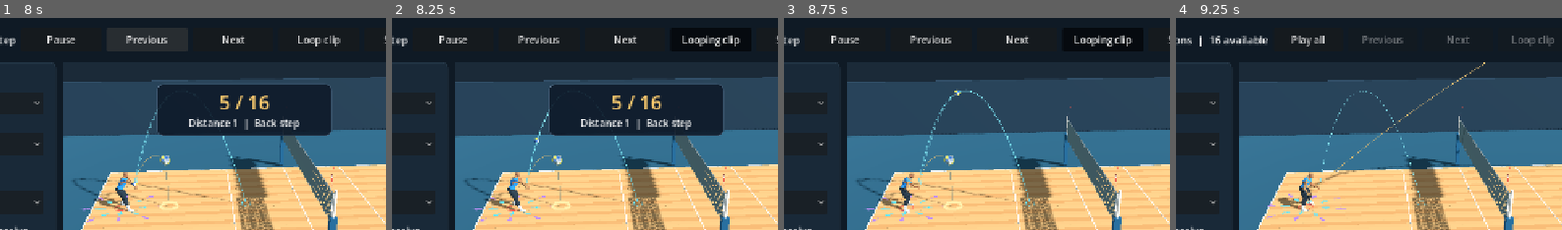
Above: before the commit, frames 1-4 (left to right).
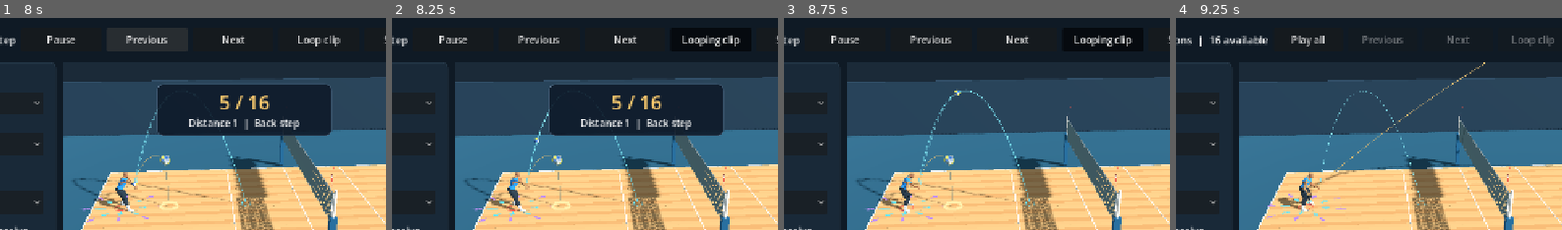
Above: after the commit, the same moments.

Repository: foreandr/volleyball
Game: Godot game, scene res://scenes/story_animations.tscn
The game is run twice, just before and just after one commit, with the same random seed, the same clock (stepped at 60 frames per second) and the same inputs. This scene is started directly instead of the project's main scene.
Inputs (mouse positions are % of the whole screen's width and height, from its top left):
- Up to frame 1 (8 s): click "Forearm reception" at 0.5 s; click "Play all" at 1.25 s; click "Next" at 2 s; click "Next" at 2.75 s; click "Next" at 3.5 s; click "Next" at 4.25 s; click "Next" at 5 s; click "Next" at 5.75 s; click "Previous" at 6.5 s; click "Previous" at 7.25 s
- Up to frame 2 (8.25 s): click "Loop clip" at 8 s
- Up to frame 3 (8.75 s): no input
- Up to frame 4 (9.25 s): tap Enter at 8.75 s; drag from (87, 32) to (60, 27) at 8.77 s
The pictures show only the part of the screen within x 19-69%, y 8-58%; the shares and areas given below are measured in that part.

Frame 1 is identical in both runs. In frame 2, less than 0.1% of the frame differs, in the area x 21-41%, y 47-97%; in frame 3, 0.1%, in the area x 21-39%, y 74-97%; in frame 4, nothing differs.

Commit message:
Keep the side lunge stable through ball contact

Diff:
--- a/scripts/preview_player_control.gd
+++ b/scripts/preview_player_control.gd
@@ -206,12 +206,12 @@
 	sprinting = false
 	moving = false
 	actor.model.rotation.y = 0.0
-	face_ball()
+	var ball = page.ball_preview
+	if ball.recovery.is_empty(): face_ball()
 	actor.animator.play("custom_preview/clip",0)
 	actor.animator.seek(maxf(0.0,page.ball_preview.contact_time+pose_offset),true)
 	actor.animator.pause()
 	step_into_receive(delta,review_offset)
-	var ball = page.ball_preview
 	if not rear_twist_target.is_finite():
 		var struck: bool = ball.recovery.has("spread")
 		var outgoing: Vector3 = ball.recovery.velocity if struck else ball.practice_pass_velocity(ball.practice_platform_center(),0.0)
@@ -366,7 +366,7 @@
 	actor.position.x = clampf(next.x,-4.0,4.0)
 	actor.position.z = clampf(next.z,-4.5,2.5)
 	reach_travel += actor.position-previous
-	if not rear_twist_target.is_finite(): face_ball()
+	if not rear_twist_target.is_finite() and ball.recovery.is_empty(): face_ball()
 	var local_step := actor.basis.inverse()*reach_step
 	var local_travel := actor.basis.inverse()*reach_travel
 	pose_receive_step(actor,local_step,local_travel,amount)
@@ -382,7 +382,7 @@
 	var side_lean := clampf(step.x/0.32,-1.0,1.0)
 	var shoulder_side := 1.0 if reach_lead == "l" else -1.0
 	author.rotate_world(pose,"spine_02",Vector3.BACK,-side_lean*0.27*weight)
-	var side_receive := not reach_back and absf(step.x)>0.10 and absf(step.x)>absf(step.z)*0.55
+	var side_receive := reach_side_lunge or (not reach_back and absf(step.x)>0.10 and absf(step.x)>absf(step.z)*0.55)
 	if side_receive:
 		# Open the shoulders toward the ball and lower the opposite shoulder.
 		var roll := 0.56 if reach_tier == 2 else 0.43
